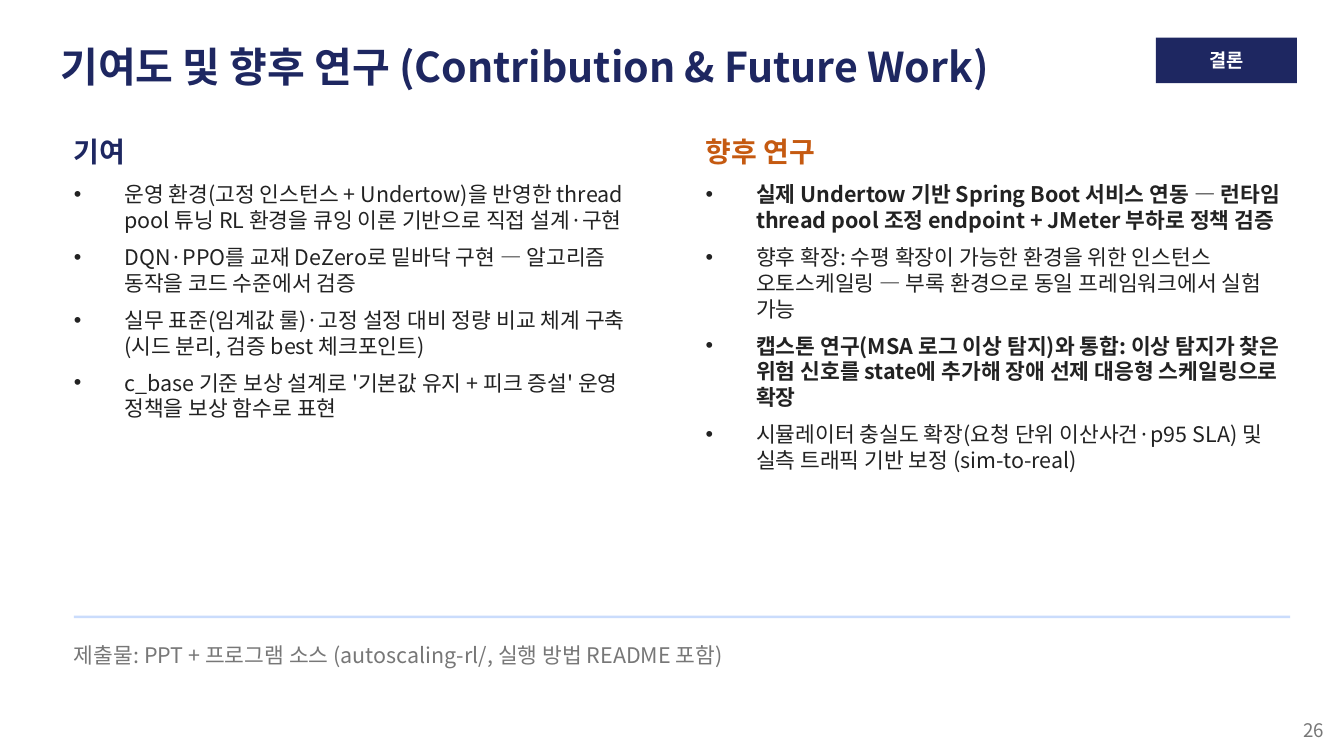
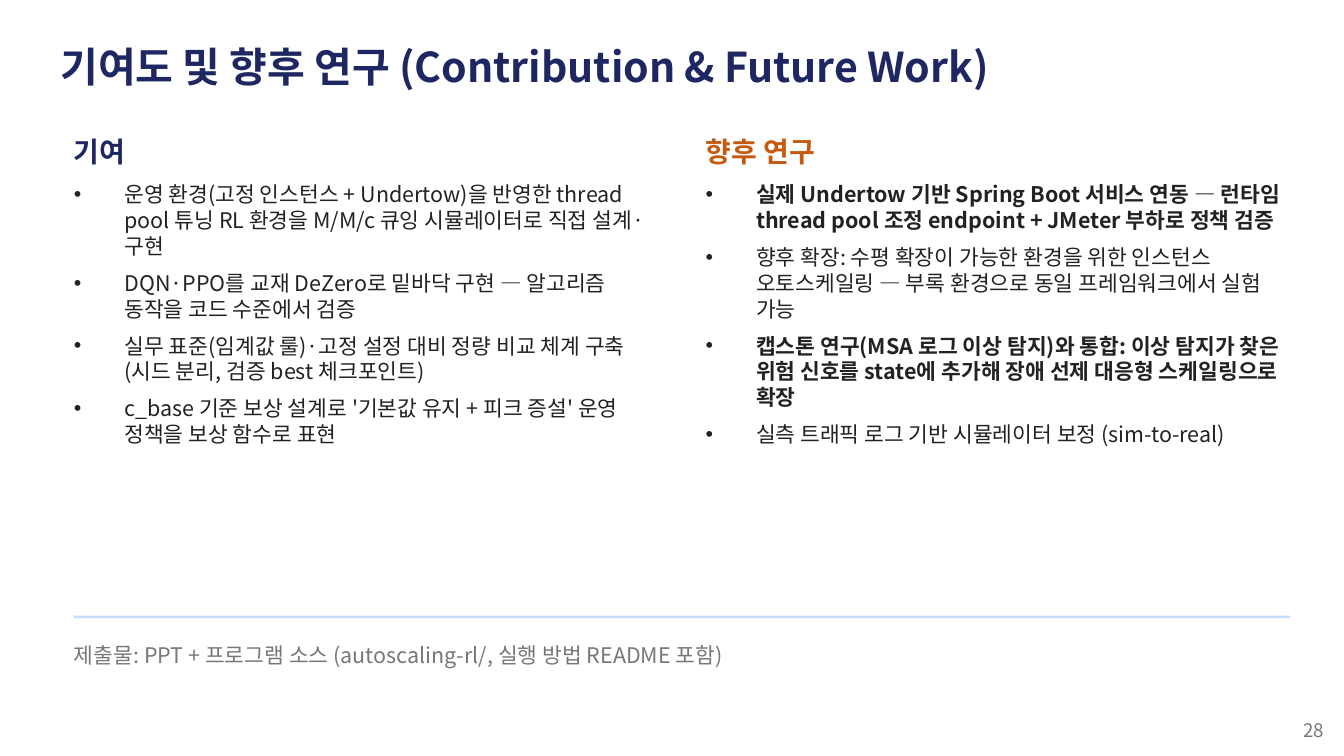
Before and after one commit to zzangdol1029/reinforce, a slide deck: slide 28 of autoscaling-rl/autoscaling_rl_발표.pptx (slide 26 before the commit). Drawn at 1344x756 pixels with LibreOffice and Linux fonts; fonts in the diff are those of the drawing. Boxes give left, top, right and bottom in pixels: in the first picture for what was removed or moved away, otherwise in the second. Text is boxed around its words. In the diff, an @@ line names an element or a change of style, - is before the commit and + after.

```diff
--- a/autoscaling-rl/autoscaling_rl_발표.pptx
+++ b/autoscaling-rl/autoscaling_rl_발표.pptx
@@ rectangle removed at [1156,38,1297,83] @@
@@ text removed at [1209,51,1243,69] @@
-결론
@@ text at [124,184,644,256]: text changed @@
-• 운영 환경(고정 인스턴스 + Undertow)을 반영한 thread pool 튜닝 RL 환경을 큐잉 이론 기반으로 직접 설계·구현
+• 운영 환경(고정 인스턴스 + Undertow)을 반영한 thread pool 튜닝 RL 환경을 M/M/c 큐잉 시뮬레이터로 직접 설계·구현
@@ text at [756,424,1225,446]: text changed @@
-• 시뮬레이터 충실도 확장(요청 단위 이산사건·p95 SLA) 및 실측 트래픽 기반 보정 (sim-to-real)
+• 실측 트래픽 로그 기반 시뮬레이터 보정 (sim-to-real)
@@ text at [1303,723,1324,737]: text changed @@
-26
+28
```
Also in this commit, not shown: 24 other slides changed, 3 slides added, 1 slide removed, 2 other files.
